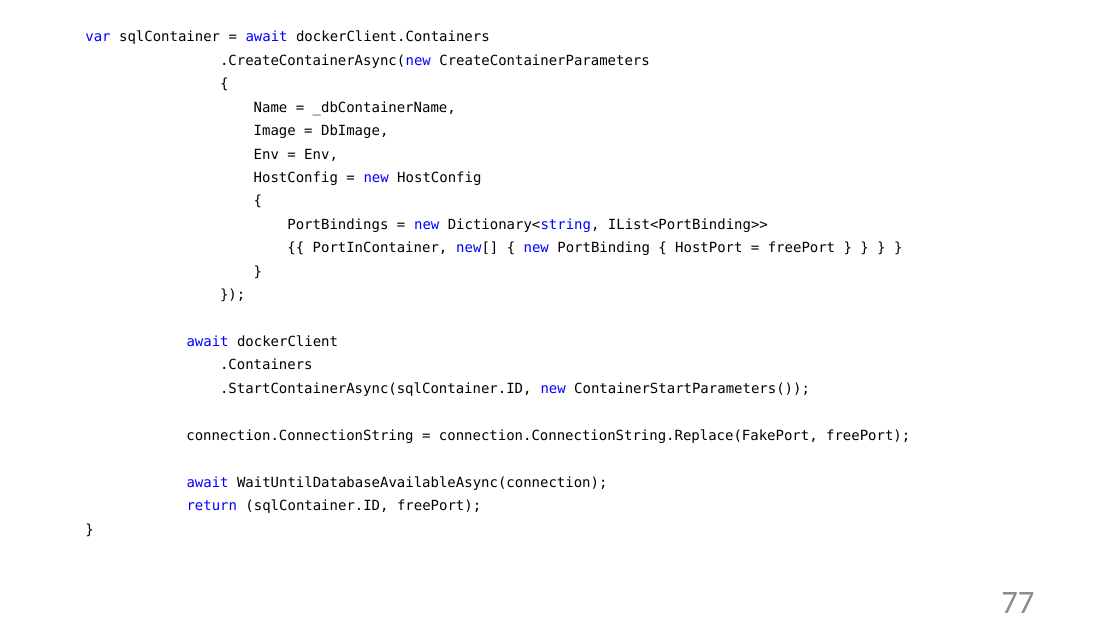
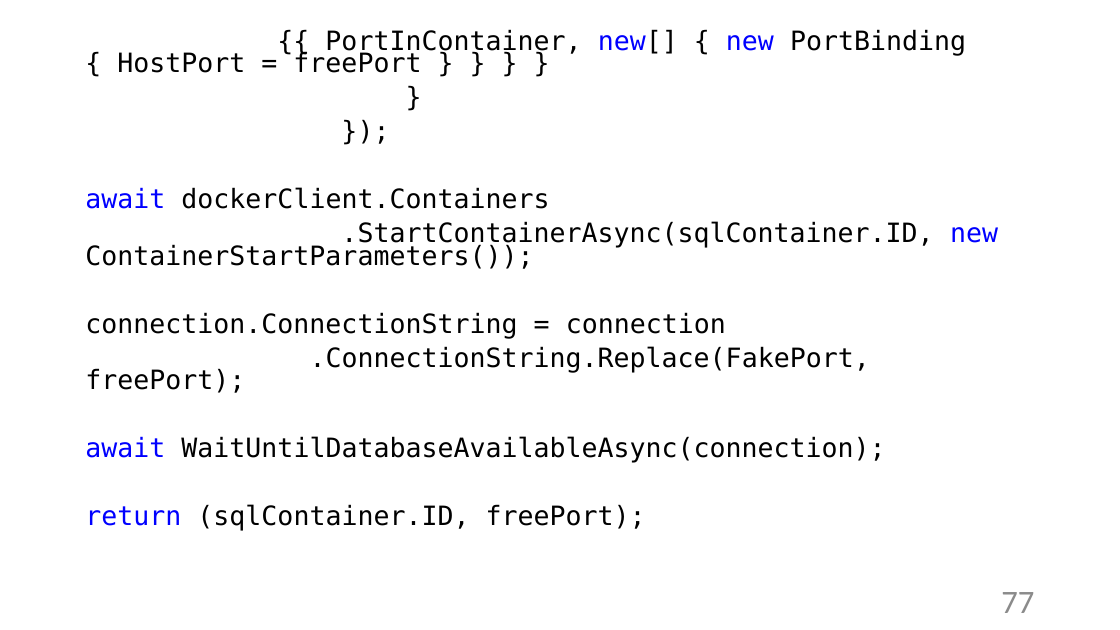
Before and after one commit to Sa1Gur/DbTest.Containers, a slide deck: slide 77 of DbaseTesting.pptx. Drawn at 1120x630 pixels with LibreOffice and Linux fonts; fonts in the diff are those of the drawing. Boxes give left, top, right and bottom in pixels: in the first picture for what was removed or moved away, otherwise in the second. Text is boxed around its words. In the diff, an @@ line names an element or a change of style, - is before the commit and + after.

```diff
--- a/DbaseTesting.pptx
+++ b/DbaseTesting.pptx
@@ text at (85, 29, 998, 531): paragraph removed @@
-}
@@ text at (85, 29, 998, 531): size 12 to 22.8 pt in "{{ PortInContainer, new[] { new PortBinding { ...", "}", "});", ".StartContainerAsync(sqlContainer.ID, new ContainerStartPara ..." and 2 more places @@
@@ text at (85, 30, 768, 232): paragraphs removed @@
-var sqlContainer = await dockerClient.Containers
-.CreateContainerAsync(new CreateContainerParameters
-{
-Name = _dbContainerName,
-Image = DbImage,
-Env = Env,
-HostConfig = new HostConfig
-{
-PortBindings = new Dictionary<string, IList<PortBinding>>
@@ text at (85, 187, 549, 209): text changed; size 12 to 22.8 pt @@
-await dockerClient
-.Containers
+await dockerClient.Containers
@@ text at (85, 312, 870, 393): text changed; size 12 to 22.8 pt @@
-connection.ConnectionString = connection.ConnectionString.Replace(FakePort, freePort);
+connection.ConnectionString = connection
+.ConnectionString.Replace(FakePort, freePort);
```
Also in this commit, not shown: 67 other slides changed.
